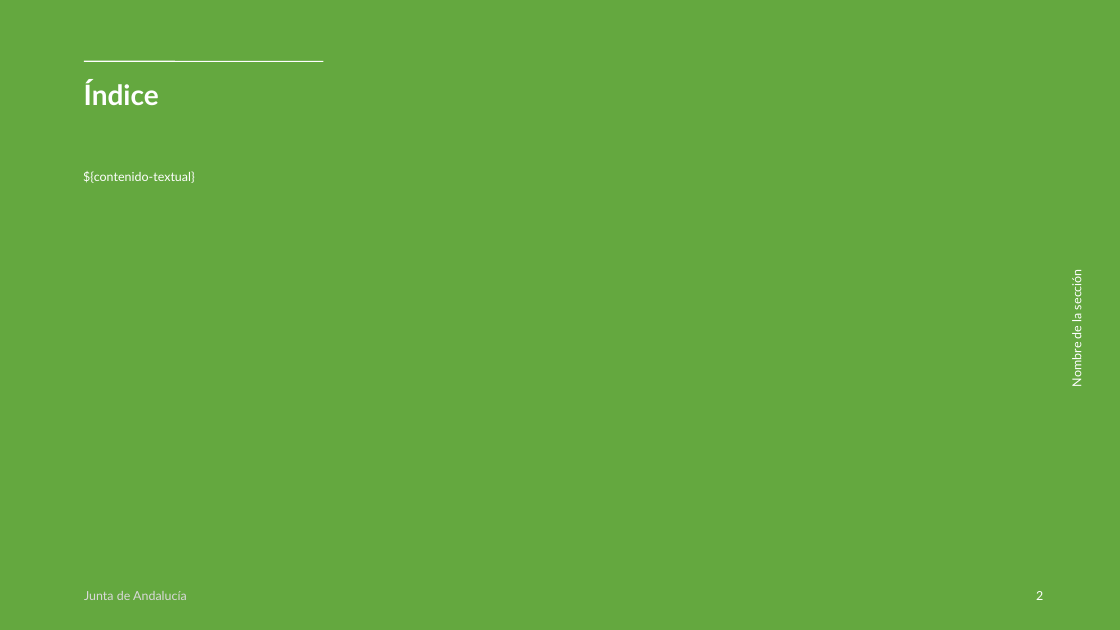
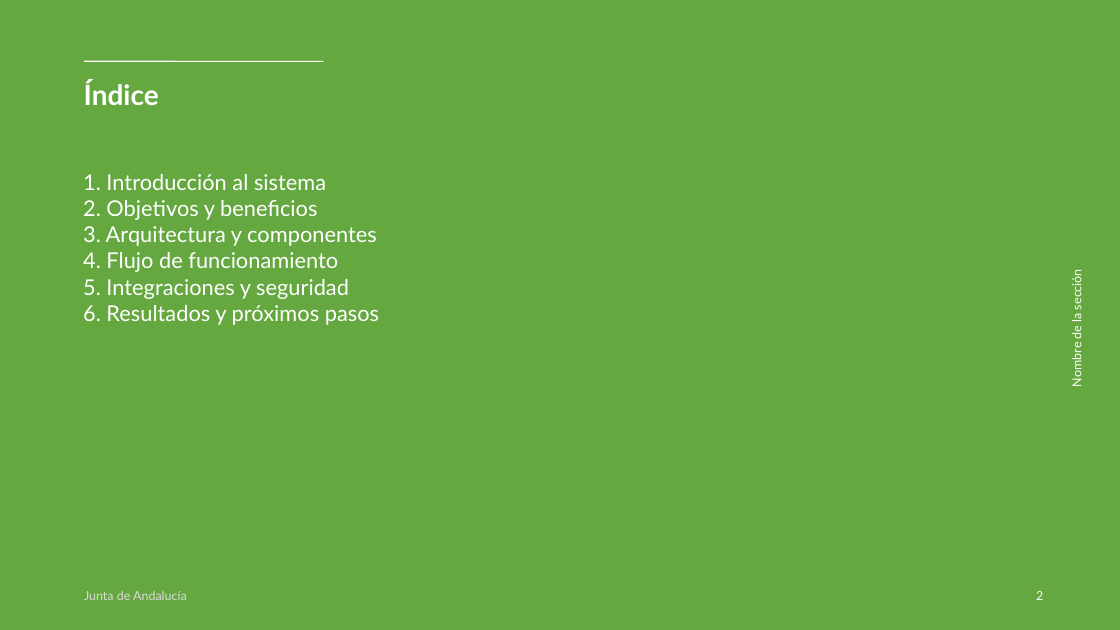
Before and after one commit to santigupro/curso-inap-iaprog-ejercicio-2-python, a slide deck: slide 2 of output/presentacion-generada.odp. Drawn at 1120x630 pixels with LibreOffice and Linux fonts; fonts in the diff are those of the drawing. Boxes give left, top, right and bottom in pixels: in the first picture for what was removed or moved away, otherwise in the second. Text is boxed around its words. In the diff, an @@ line names an element or a change of style, - is before the commit and + after.

```diff
--- a/output/presentacion-generada.odp
+++ b/output/presentacion-generada.odp
@@ text at <box>83,174,379,325</box>: text changed; size 8 to 14 pt @@
-${contenido-textual}
+1. Introducción al sistema
+2. Objetivos y beneficios
+3. Arquitectura y componentes
+4. Flujo de funcionamiento
+5. Integraciones y seguridad
+6. Resultados y próximos pasos
```
Also in this commit, not shown: 2 other slides changed, 3 other files.
